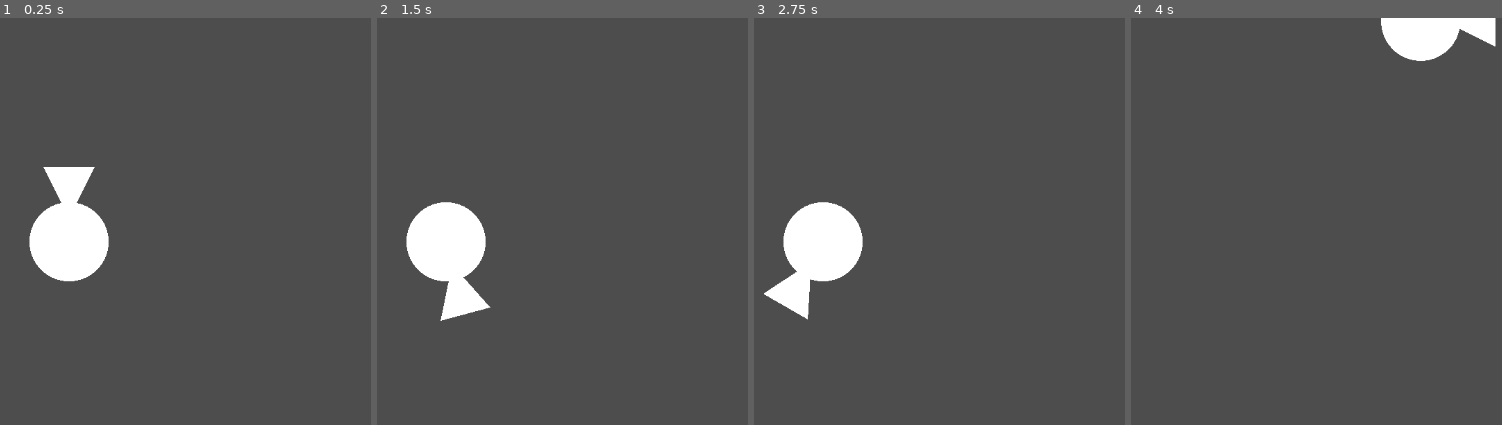
Above: before the commit, frames 1-4 (left to right).
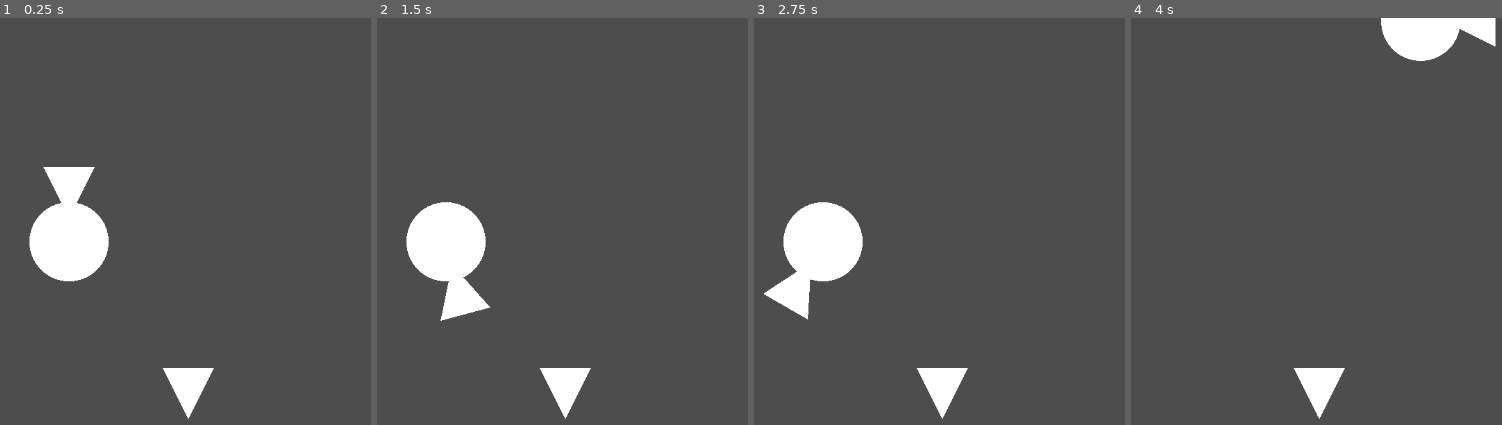
Above: after the commit, the same moments.

Repository: Leeway001Write/melonJam6
Game: Godot game, scene res://Levels/world.tscn
Same seed, same stepped clock (60 frames per second), same inputs: the game is played once before the commit and once after it.
Inputs:
- Up to frame 1 (0.25 s): no input
- Up to frame 2 (1.5 s): tap Enter at 0.5 s; hold D (right) 0.53-1.28 s; hold A (left) from 1.28 s (still down)
- Up to frame 3 (2.75 s): release A (left) at 2.03 s; hold D (right) from 2.03 s (still down)
- Up to frame 4 (4 s): release D (right) at 2.78 s; hold W (forward) 2.78-3.53 s; hold A (left) from 3.53 s (still down)

The runs differ from the first frame. In frame 1, 0.9% of the frame differs, in the area x 43-58%, y 85-99%; in frame 2, 0.9%; in frame 3, 0.9%; in frame 4, 0.9%.

Commit message:
not workinggg

Diff:
--- a/escape-from-greenland/Levels/world.tscn
+++ b/escape-from-greenland/Levels/world.tscn
@@ -1,8 +1,12 @@
-[gd_scene load_steps=2 format=3 uid="uid://yueyhrgmxpo4"]
+[gd_scene load_steps=3 format=3 uid="uid://yueyhrgmxpo4"]
 
 [ext_resource type="PackedScene" uid="uid://gjus2b6qt6k1" path="res://Prefabs/ship.tscn" id="1_kycxd"]
+[ext_resource type="PackedScene" uid="uid://6t48r1sfmkgl" path="res://Prefabs/booster.tscn" id="2_kycxd"]
 
 [node name="World" type="Node2D"]
 
 [node name="Ship" parent="." instance=ExtResource("1_kycxd")]
 position = Vector2(571, 323)
+
+[node name="Booster" parent="." instance=ExtResource("2_kycxd")]
+position = Vector2(743, 542)
--- a/escape-from-greenland/Prefabs/booster.tscn
+++ b/escape-from-greenland/Prefabs/booster.tscn
@@ -7,7 +7,7 @@
 [sub_resource type="RectangleShape2D" id="RectangleShape2D_jfkkc"]
 size = Vector2(12.4701, 20)
 
-[node name="Booster" type="CharacterBody2D" groups=["Booster", "Piece"]]
+[node name="Booster" type="CharacterBody2D" groups=["Booster", "Component"]]
 script = ExtResource("1_6tacm")
 speed = 12.0
 
--- a/escape-from-greenland/Prefabs/ship.tscn
+++ b/escape-from-greenland/Prefabs/ship.tscn
@@ -6,6 +6,9 @@
 [sub_resource type="SphereMesh" id="SphereMesh_2wqeq"]
 
 [sub_resource type="CircleShape2D" id="CircleShape2D_2wqeq"]
+
+[sub_resource type="CircleShape2D" id="CircleShape2D_88h6h"]
+radius = 57.8129
 
 [node name="Ship" type="CharacterBody2D"]
 script = ExtResource("1_ba1si")
@@ -23,9 +26,17 @@
 
 [node name="Boosters" type="Node2D" parent="Components"]
 
-[node name="Booster" parent="Components/Boosters" instance=ExtResource("1_7nyfi")]
+[node name="Booster1" parent="Components/Boosters" instance=ExtResource("1_7nyfi")]
 position = Vector2(0, -71)
 attached = true
 
 [node name="ForwardPos" type="Node2D" parent="."]
 position = Vector2(0, 9)
+
+[node name="Area2D" type="Area2D" parent="."]
+
+[node name="CollisionShape2D" type="CollisionShape2D" parent="Area2D"]
+scale = Vector2(1.00339, 1)
+shape = SubResource("CircleShape2D_88h6h")
+
+[connection signal="body_entered" from="Area2D" to="." method="_on_area_2d_body_entered"]
--- a/escape-from-greenland/Scripts/component.gd
+++ b/escape-from-greenland/Scripts/component.gd
@@ -5,6 +5,10 @@
 @export var attached:bool
 @onready var trigger:Area2D = $Area2D
 
+func _ready() -> void:
+	if attached:
+		trigger.monitorable = false
+
 func _process(delta: float) -> void:
 
 	if attached:
--- a/escape-from-greenland/Scripts/ship.gd
+++ b/escape-from-greenland/Scripts/ship.gd
@@ -16,3 +16,12 @@
 	var turn_axis = Input.get_axis('left', 'right')
 	rotate(deg_to_rad(turn_speed * turn_axis))
 	move_and_slide()
+
+
+func _on_area_2d_body_entered(body: Node2D) -> void:
+	if body.is_in_group('Component'):
+		if body.attached:
+			print_debug("It's attached")
+			return
+		if body.is_in_group('Booster'):
+			$Components/Boosters.add_child.call_deferred(body)
--- a/escape-from-greenland/project.godot
+++ b/escape-from-greenland/project.godot
@@ -18,7 +18,7 @@
 [global_group]
 
 Booster=""
-Piece=""
+Component=""
 
 [input]
 
Not shown: 1 places in escape-from-greenland/Prefabs/ship.tscn that only renumber resources
